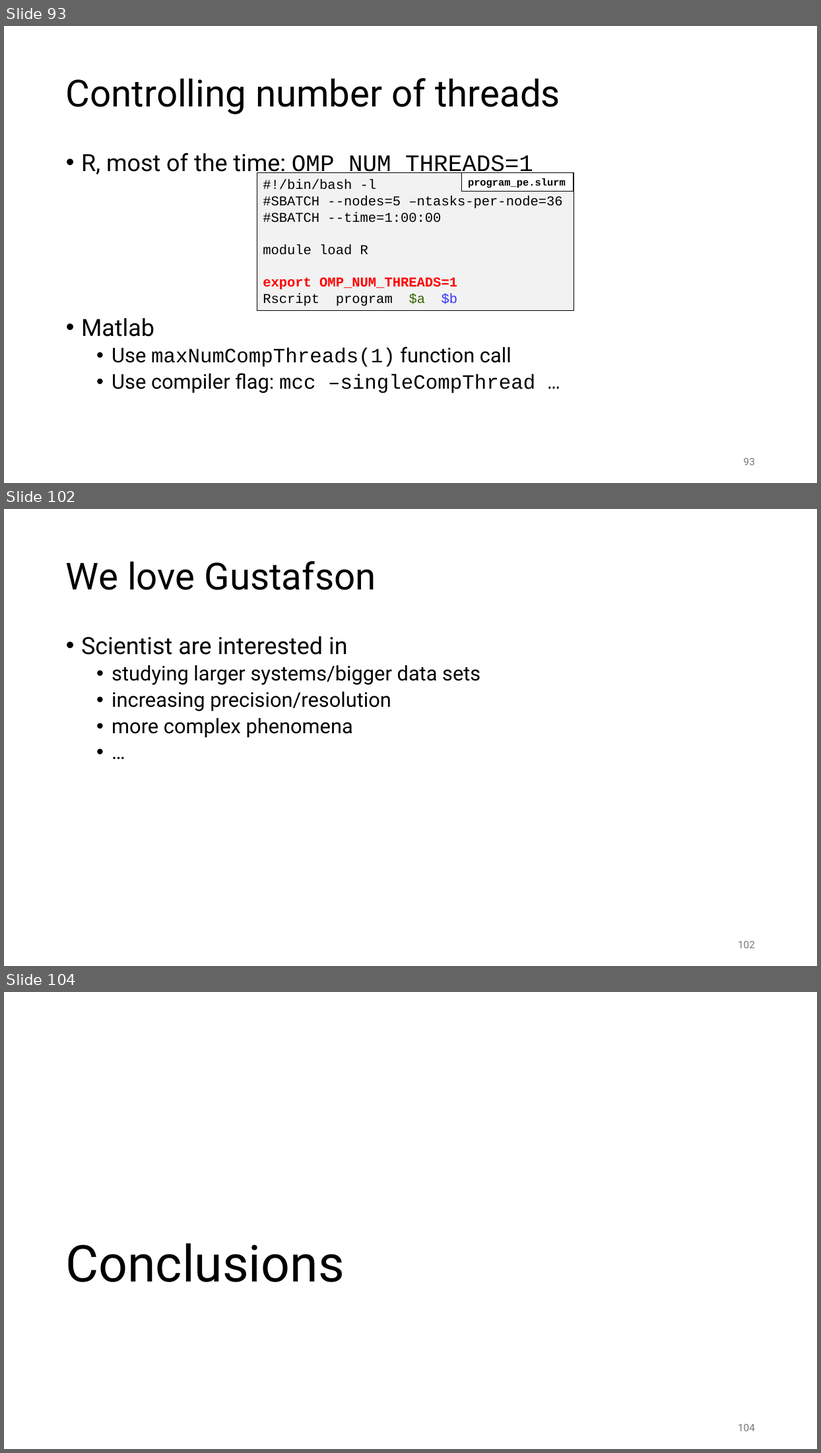
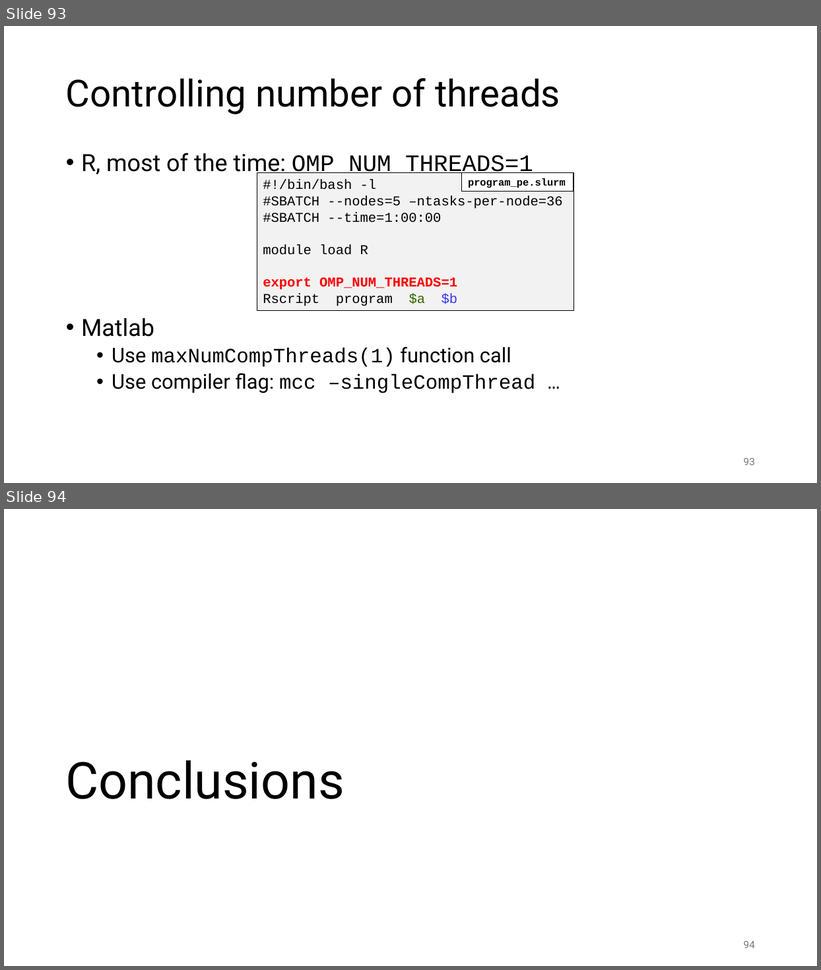
Before and after one commit to gjbex/Workflows-for-HPC, a slide deck: workflow_for_HPC.pptx. Shown one above the other, each under a label of ours: slides 93, 102 and 104 before the commit, slides 93 and 94 after it; the slides between them are not shown. The pictures are 821x1453 and 821x970 pixels, drawn with LibreOffice and Linux fonts; fonts in the diff are those of the drawing. Boxes give left, top, right and bottom in pixels: in the first picture for what was removed or moved away, otherwise in the second. Text is boxed around its words. In the diff, an @@ line names an element or a change of style, - is before the commit and + after.

Commit message:
Remove slides on scaling
This is covered extensively in "Best practices for data science on HPC".

```diff
--- a/workflow_for_HPC.pptx
+++ b/workflow_for_HPC.pptx
@@ slide 102 removed at (4,509,817,966), background #FFFFFF @@
@@ title removed at (66,561,376,590) @@
-We love Gustafson
@@ text removed at (81,636,481,738) @@
-• Scientist are interested in
-  • studying larger systems/bigger data sets
-  • increasing precision/resolution
-  • more complex phenomena
-  • …
@@ page number removed at (738,941,755,949) @@
-102
@@ what was slide 104 is now slide 94 @@
@@ page number at (744,941,755,949): text changed @@
-104
+94
```
Also in this commit, not shown: 9 other slides removed.
